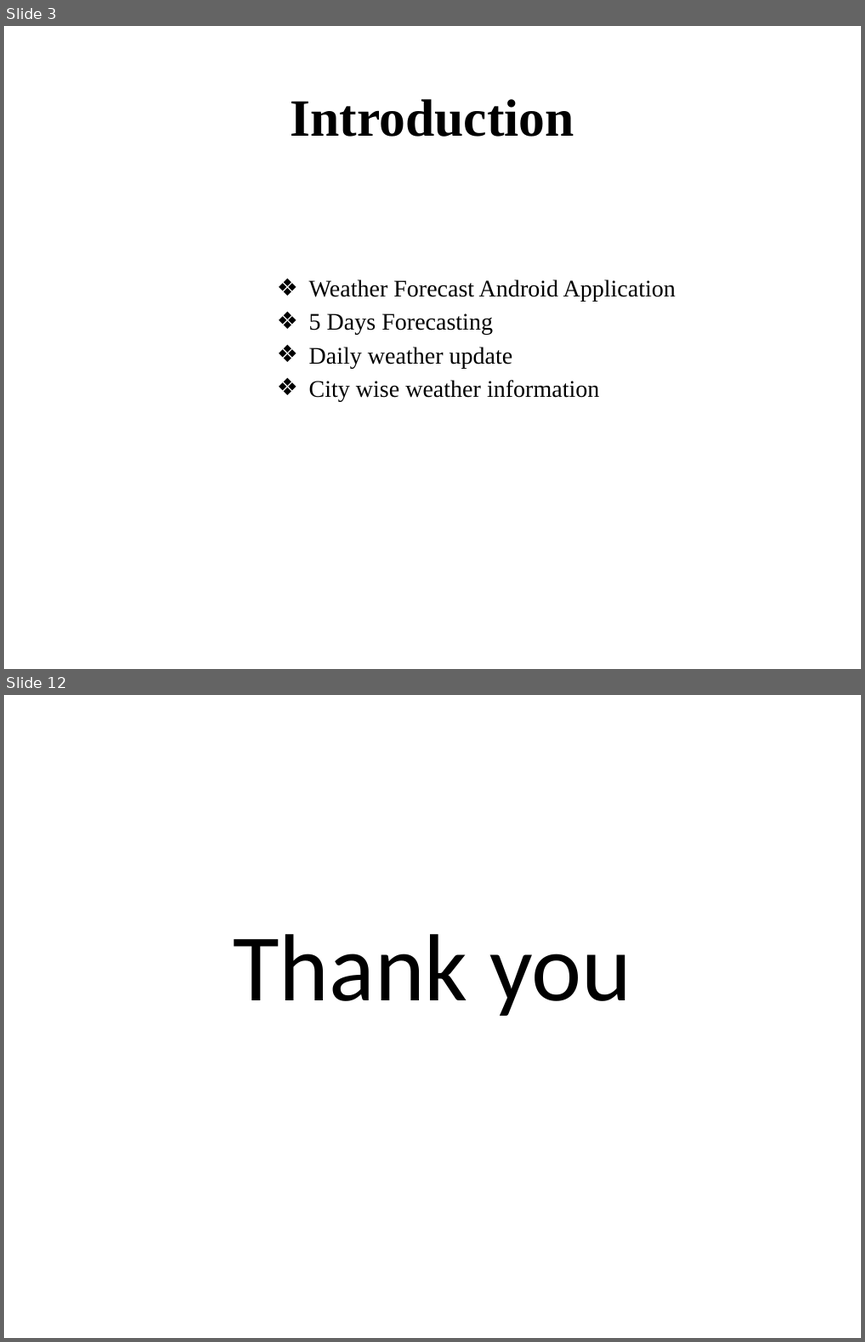
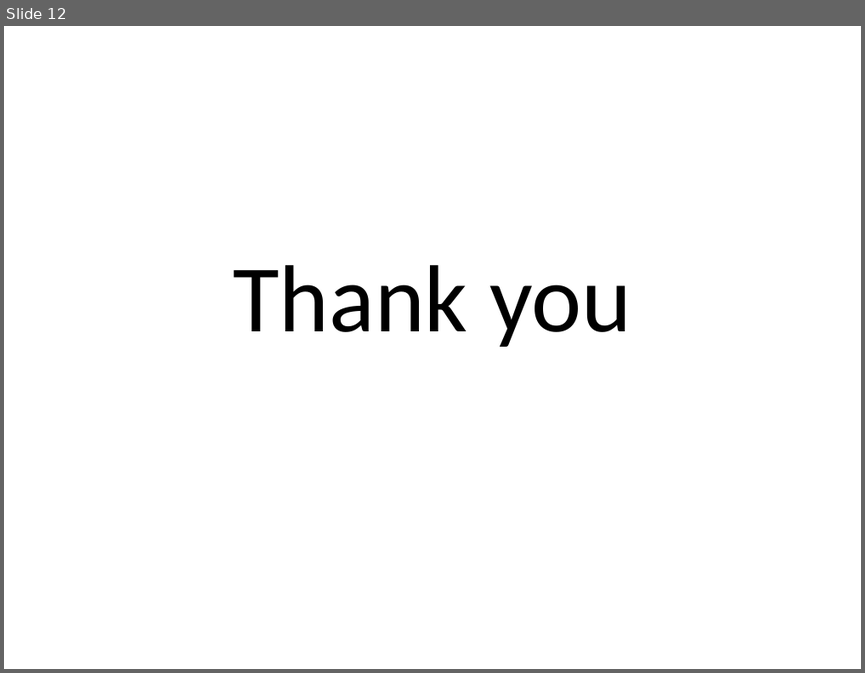
Before and after one commit to RedwanSharafatKabir/Track_Me, a slide deck: Track_Me Documents/EUB-APGT.pptx. Shown one above the other, each under a label of ours: slides 3 and 12 before the commit, slide 12 after it; the slides between them are not shown. The pictures are 865x1342 and 865x673 pixels, drawn with LibreOffice and Linux fonts; fonts in the diff are those of the drawing. Boxes give left, top, right and bottom in pixels: in the first picture for what was removed or moved away, otherwise in the second. Text is boxed around its words. In the diff, an @@ line names an element or a change of style, - is before the commit and + after.

```diff
--- a/Track_Me Documents/EUB-APGT.pptx
+++ b/Track_Me Documents/EUB-APGT.pptx
@@ slide 3 removed at (4, 26, 861, 669), background #FFFFFF @@
@@ title removed at (290, 99, 574, 136) @@
-Introduction
@@ text removed at (309, 279, 676, 401) @@
-❖ Weather Forecast Android Application
-❖ 5 Days Forecasting
-❖ Daily weather update
-❖ City wise weather information
```
Also in this commit, not shown: 8 slides changed, 3 slides added, 2 other slides removed, 5 other files.
